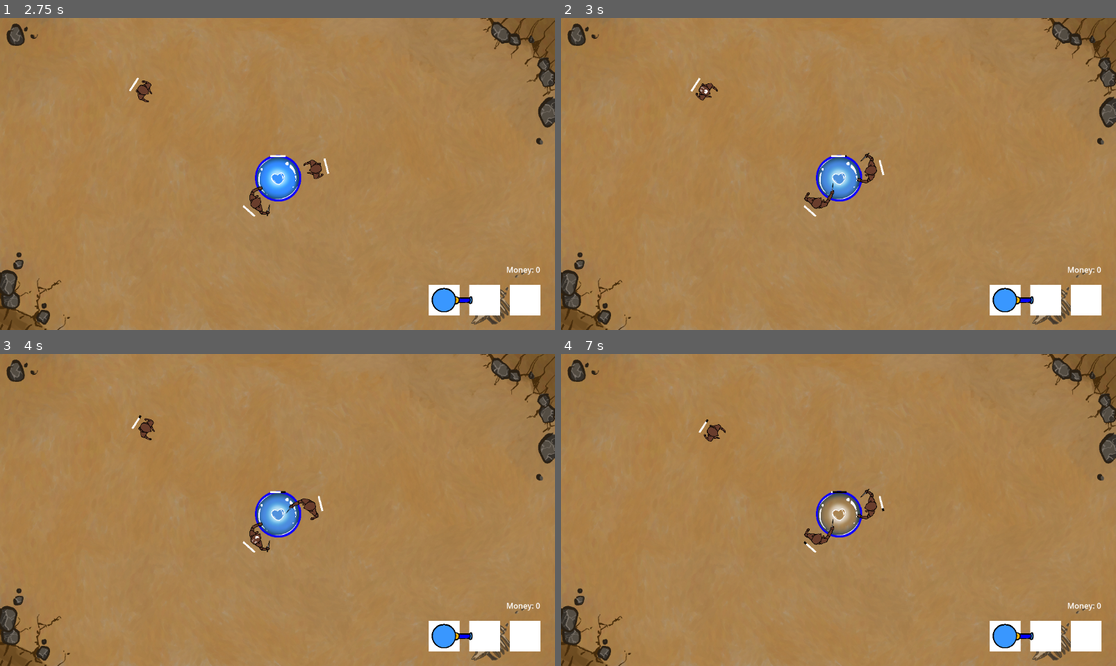
Above: before the commit, frames 1-4 (two rows, left to right).
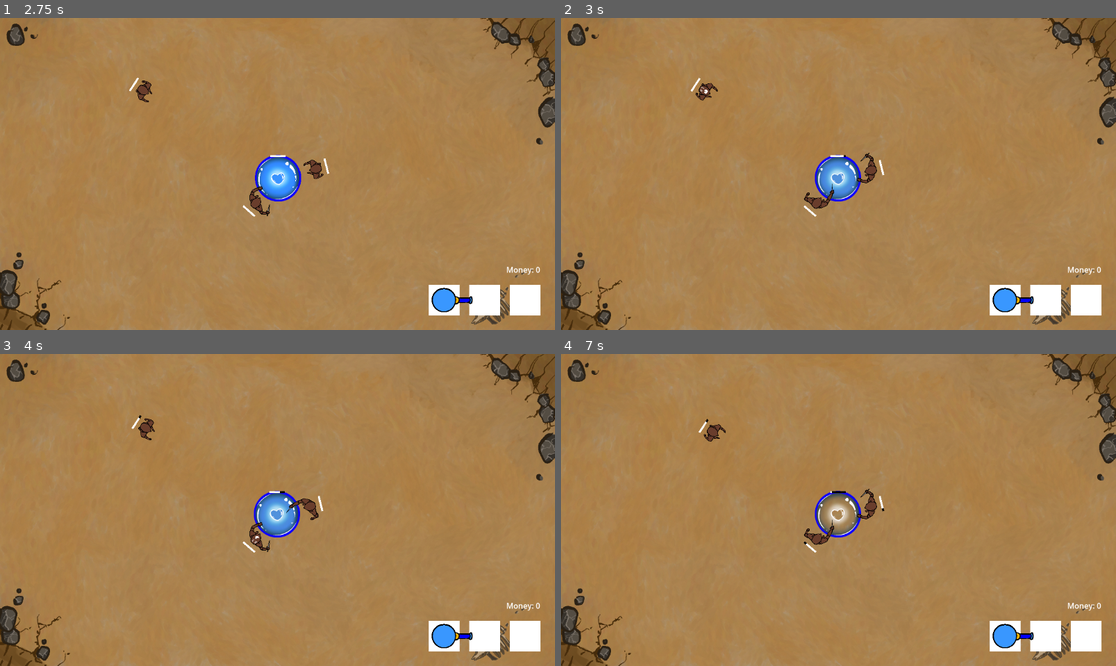
Above: after the commit, the same moments.

Repository: PNP-Gamejam/ggj2025-bubbles
Game: Godot game, scene res://main.tscn
Same seed, same stepped clock (60 frames per second), same inputs: the game is played once before the commit and once after it.
Inputs (mouse positions are in pixels of both pictures, inside the frame that each line leads up to):
- Up to frame 1 (2.75 s): click (444, 298) at 0.5 s; click (444, 298) at 1.25 s; click (444, 298) at 2 s
- Up to frame 2 (3 s): move the mouse to (705, 89) at 2.77 s; click (705, 89) at 2.85 s
- Up to frame 3 (4 s): move the mouse to (255, 538) at 3.52 s; click (255, 538) at 3.6 s
- Up to frame 4 (7 s): move the mouse to (871, 506) at 4.27 s; click (871, 506) at 4.35 s; move the mouse to (810, 572) at 5.02 s; click (810, 572) at 5.1 s; move the mouse to (1005, 556) at 5.77 s; click (1005, 556) at 5.85 s; move the mouse to (672, 463) at 6.52 s; click (672, 463) at 6.6 s

Frame 1 is identical in both runs. In frame 2, 0.4% of the frame differs, in the area x 24-59%, y 22-64%; in frame 3, 0.3%; in frame 4, 0.4%.

Commit message:
base shake on attacked

Diff:
--- a/base.gd
+++ b/base.gd
@@ -9,5 +9,17 @@
 	_attackable.died.connect(func(): print("game_over"))
 	_attackable.hp_changed.connect(func():
 		if _attackable.hp > 0:
+			_shake()
 			animated_sprite.frame = _attackable.max_hp / _attackable.hp
 	)
+
+func _shake():
+	var origin = global_position
+	var tween = get_tree().create_tween()
+	tween.tween_method(func(t):
+		global_position = origin + \
+			10 * pow(2, -.1*t) * sin(t)  * Vector2.RIGHT,
+		0, 10*PI, .5
+	)
+	tween.tween_callback(func(): global_position = origin)
+	tween.play()
